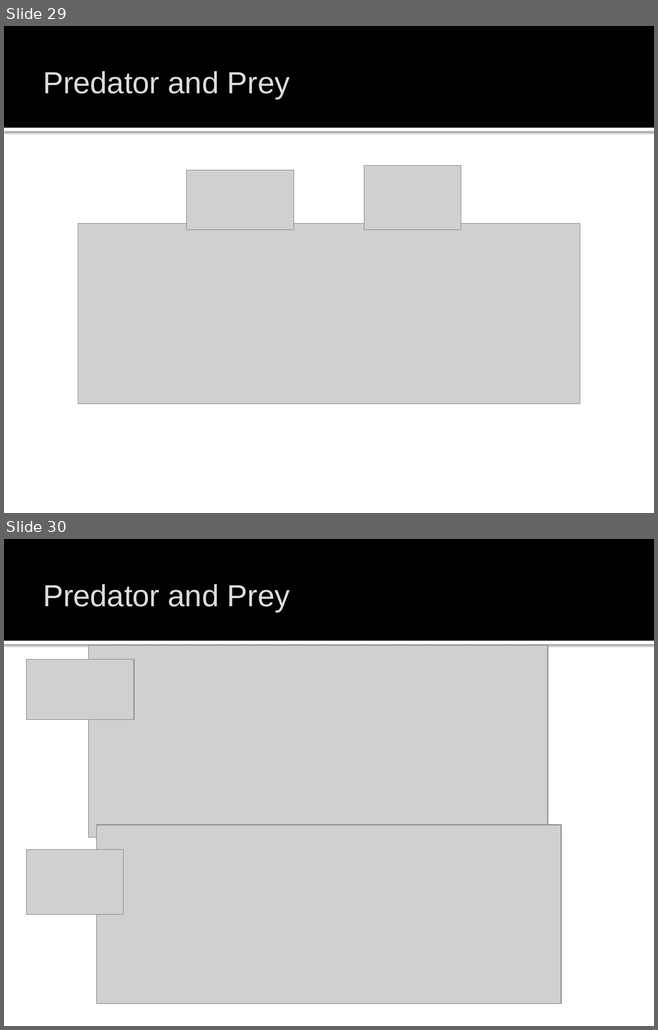
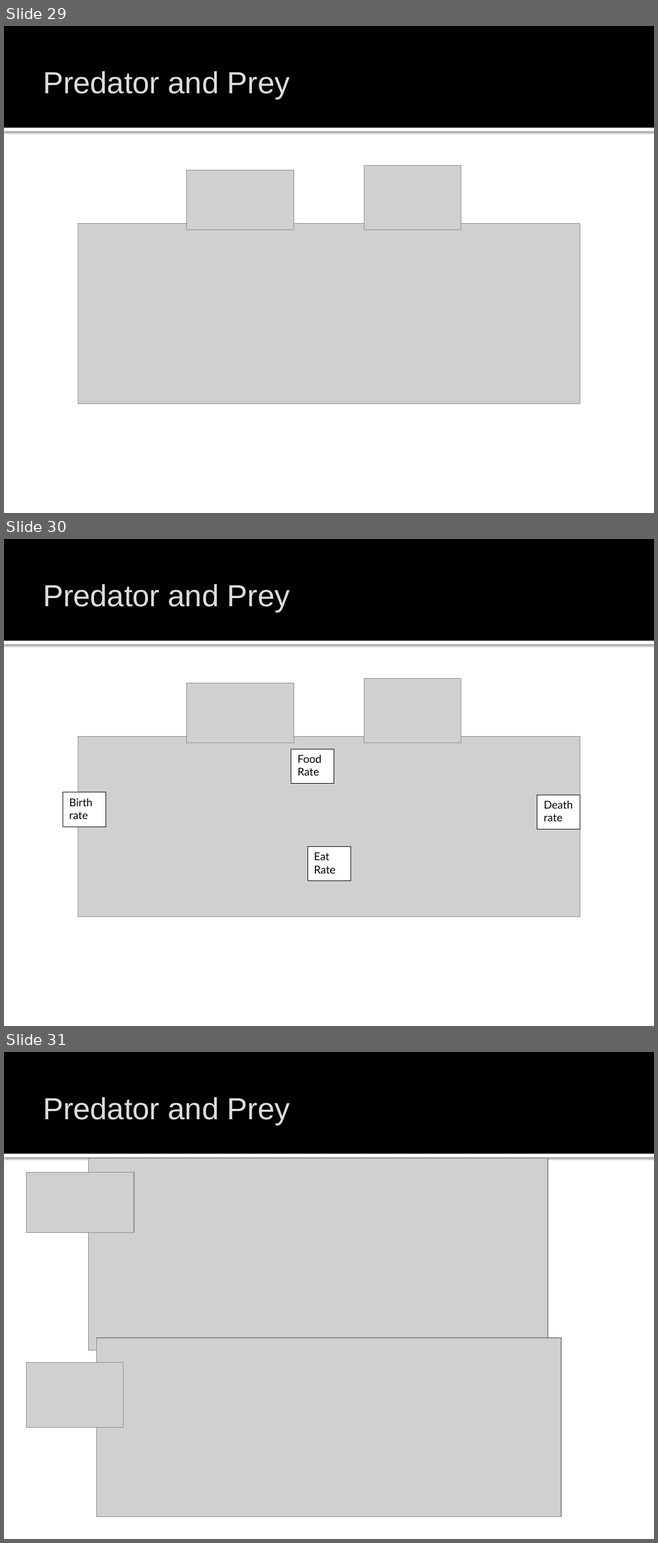
Before and after one commit to john-s-butler-dit/Maths-in-the-Wild, a slide deck: 01_Predator_Prey/Maths_in_the_Wild_Predator_Prey.pptx. Shown one above the other, each under a label of ours: slides 29 and 30 before the commit, slides 29, 30 and 31 after it. The pictures are 658x1030 and 658x1543 pixels, drawn with LibreOffice and Linux fonts; fonts in the diff are those of the drawing; grey boxes stand for pictures; background and template pictures are left out. Boxes give left, top, right and bottom in pixels: in the first picture for what was removed or moved away, otherwise in the second. Text is boxed around its words. In the diff, an @@ line names an element or a change of style, - is before the commit and + after.

```diff
--- a/01_Predator_Prey/Maths_in_the_Wild_Predator_Prey.pptx
+++ b/01_Predator_Prey/Maths_in_the_Wild_Predator_Prey.pptx
@@ slide 30 added at [4, 539, 654, 1026], background #FFFFFF; not listed: 2 template elements that a slide beside it also shows @@
@@ title added at [43, 584, 290, 613], 33.8 pt, text #DDDDDD @@
+Predator and Prey
@@ picture added at [187, 683, 294, 743] @@
@@ picture added at [364, 678, 460, 743] @@
@@ picture added at [78, 736, 579, 917] @@
@@ rectangle added at [291, 749, 334, 783], fill #FFFFFF, outline #000000 0.5 pt, 12 pt, text #000000 @@
+Food Rate
@@ rectangle added at [63, 792, 106, 827], fill #FFFFFF, outline #000000 0.5 pt, 12 pt, text #000000 @@
+Birth rate
@@ rectangle added at [536, 795, 579, 830], fill #FFFFFF, outline #000000 0.5 pt, 12 pt, text #000000 @@
+Death rate
@@ rectangle added at [307, 847, 350, 881], fill #FFFFFF, outline #000000 0.5 pt, 12 pt, text #000000 @@
+Eat Rate
@@ what was slide 30 is now slide 31 @@
```
Also in this commit, not shown: 1 other slide added, 28 other files.
